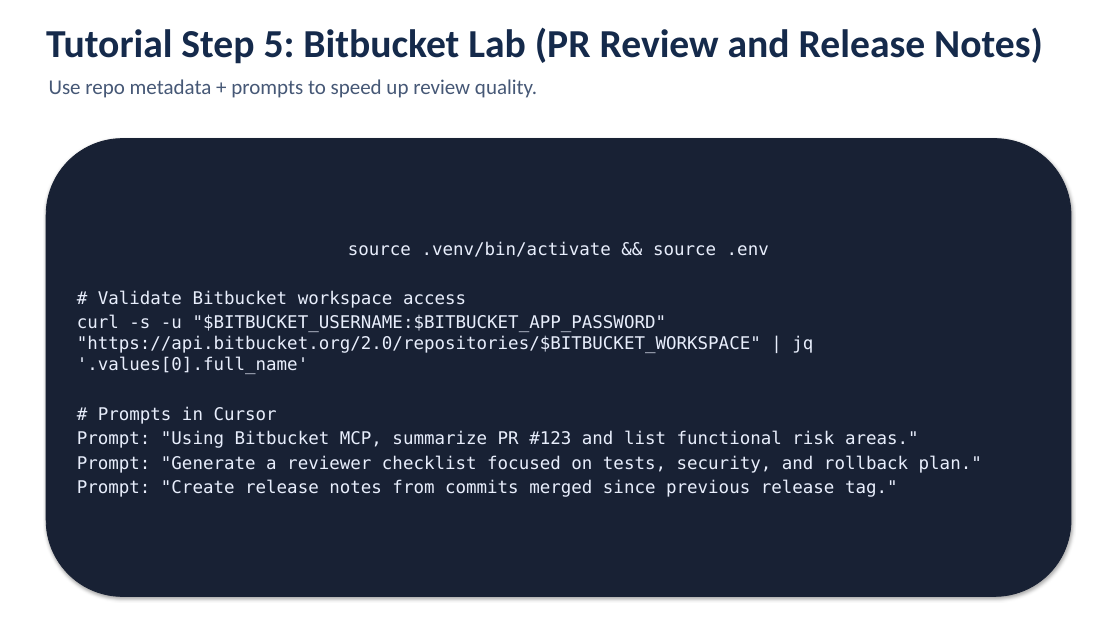
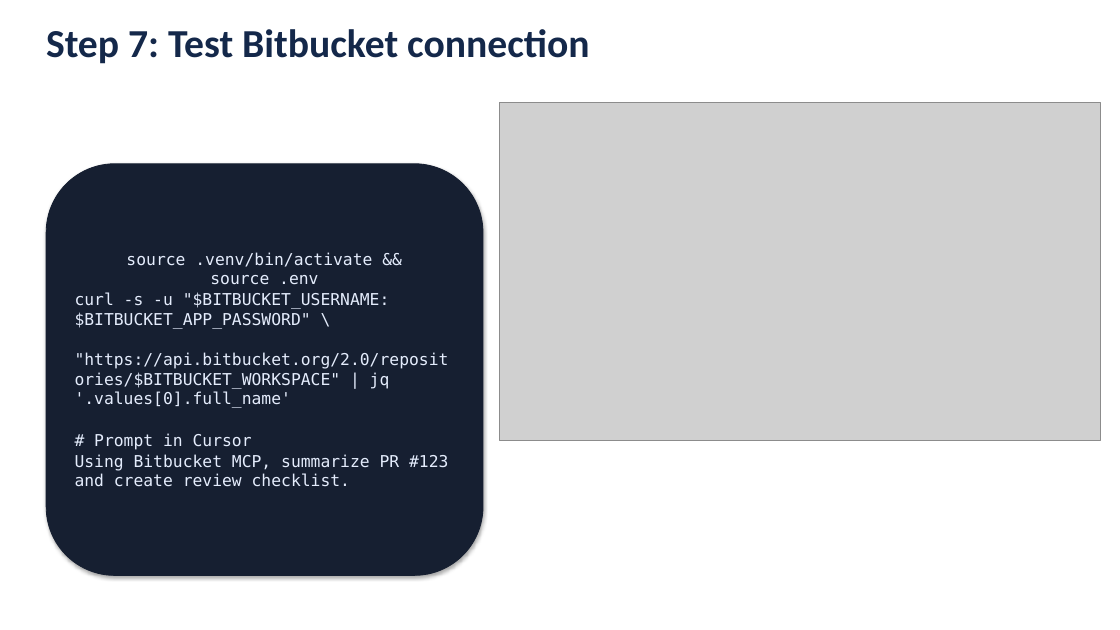
Before and after one commit to hassanahmedfoodservicesdirectunilever/cursor, a slide deck: slide 14 of Solution_Assessment_Cursor_AI_Capabilities_Integration_Review.pptx (slide 15 before the commit). Drawn at 1120x630 pixels with LibreOffice and Linux fonts; fonts in the diff are those of the drawing; grey boxes stand for pictures. Boxes give left, top, right and bottom in pixels: in the first picture for what was removed or moved away, otherwise in the second. Text is boxed around its words. In the diff, an @@ line names an element or a change of style, - is before the commit and + after.

```diff
--- a/Solution_Assessment_Cursor_AI_Capabilities_Integration_Review.pptx
+++ b/Solution_Assessment_Cursor_AI_Capabilities_Integration_Review.pptx
@@ text at (x1=46, y1=29, x2=589, y2=64): text changed; text colour #152A4B to #14284A @@
-Tutorial Step 5: Bitbucket Lab (PR Review and Release Notes)
+Step 7: Test Bitbucket connection
@@ text removed at (x1=49, y1=79, x2=537, y2=98) @@
-Use repo metadata + prompts to speed up review quality.
@@ picture added at (x1=500, y1=103, x2=1101, y2=440) @@
@@ rounded rectangle "source .venv/bin/activate && source .env" resized from (x1=46, y1=139, x2=1071, y2=597) to (x1=46, y1=164, x2=483, y2=576) @@
@@ rounded rectangle "source .venv/bin/activate && source .env" at (x1=46, y1=164, x2=483, y2=576): fill #182134 to #161F31; outline #182134 0.75 pt to #161F31 0.75 pt @@
@@ text in rounded rectangle at (x1=126, y1=252, x2=372, y2=285): size 15 to 14 pt, text colour #E8EEFC to #E4ECFC in "source .venv/bin/activate && source .env"; less space between paragraphs @@
@@ text in rounded rectangle at (x1=75, y1=292, x2=449, y2=487): text changed; size 15 to 14 pt; text colour #E8EEFC to #E4ECFC @@
-# Validate Bitbucket workspace access
-curl -s -u "$BITBUCKET_USERNAME:$BITBUCKET_APP_PASSWORD" "https://api.bitbucket.org/2.0/repositories/$BITBUCKET_WORKSPACE" | jq '.values[0].full_name'
-# Prompts in Cursor
-Prompt: "Using Bitbucket MCP, summarize PR #123 and list functional risk areas."
-Prompt: "Generate a reviewer checklist focused on tests, security, and rollback plan."
-Prompt: "Create release notes from commits merged since previous release tag."
+curl -s -u "$BITBUCKET_USERNAME:$BITBUCKET_APP_PASSWORD" \
+"https://api.bitbucket.org/2.0/repositories/$BITBUCKET_WORKSPACE" | jq '.values[0].full_name'
+# Prompt in Cursor
+Using Bitbucket MCP, summarize PR #123 and create review checklist.
```
Also in this commit, not shown: 6 other slides changed, 12 slides added, 13 slides removed, 24 other files.
